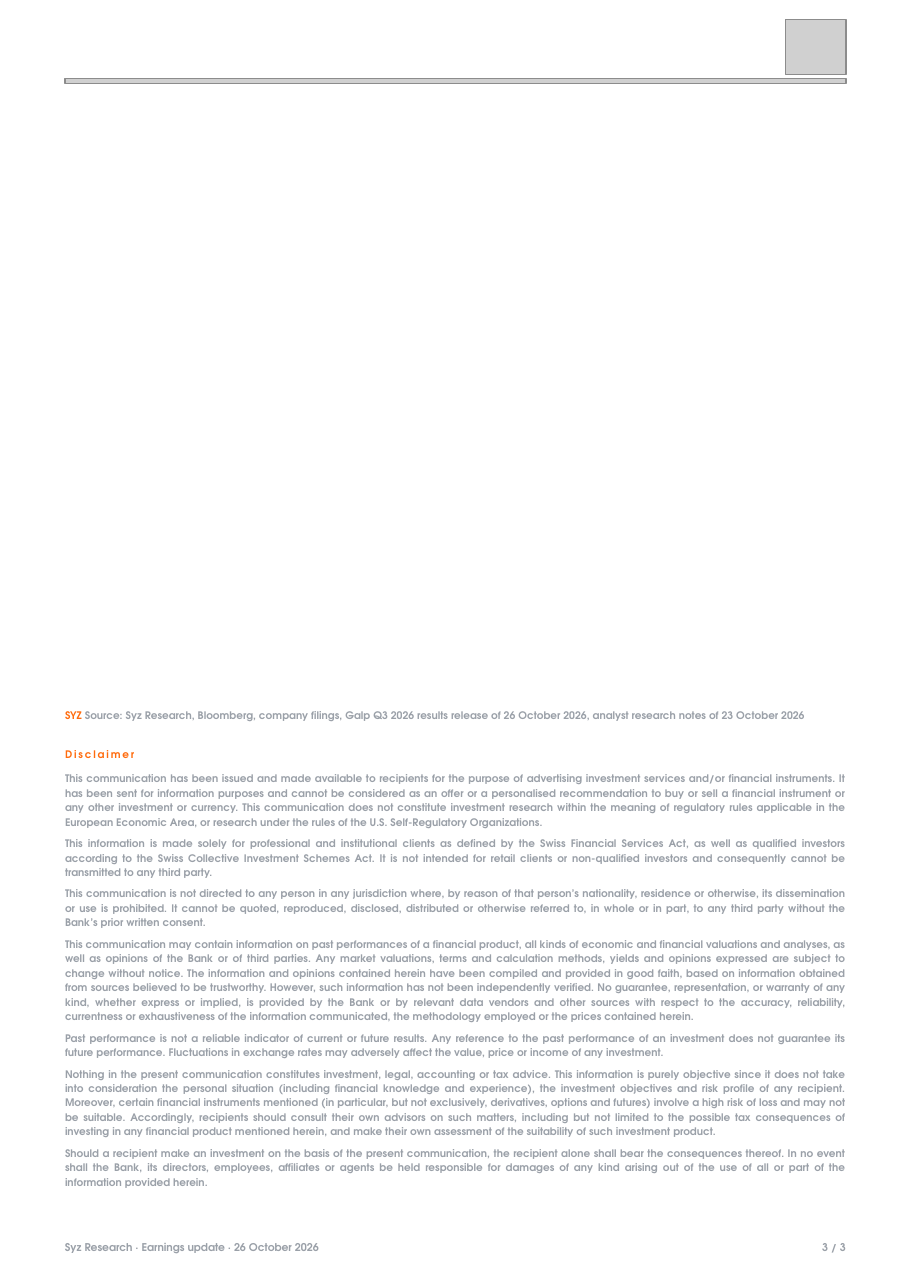
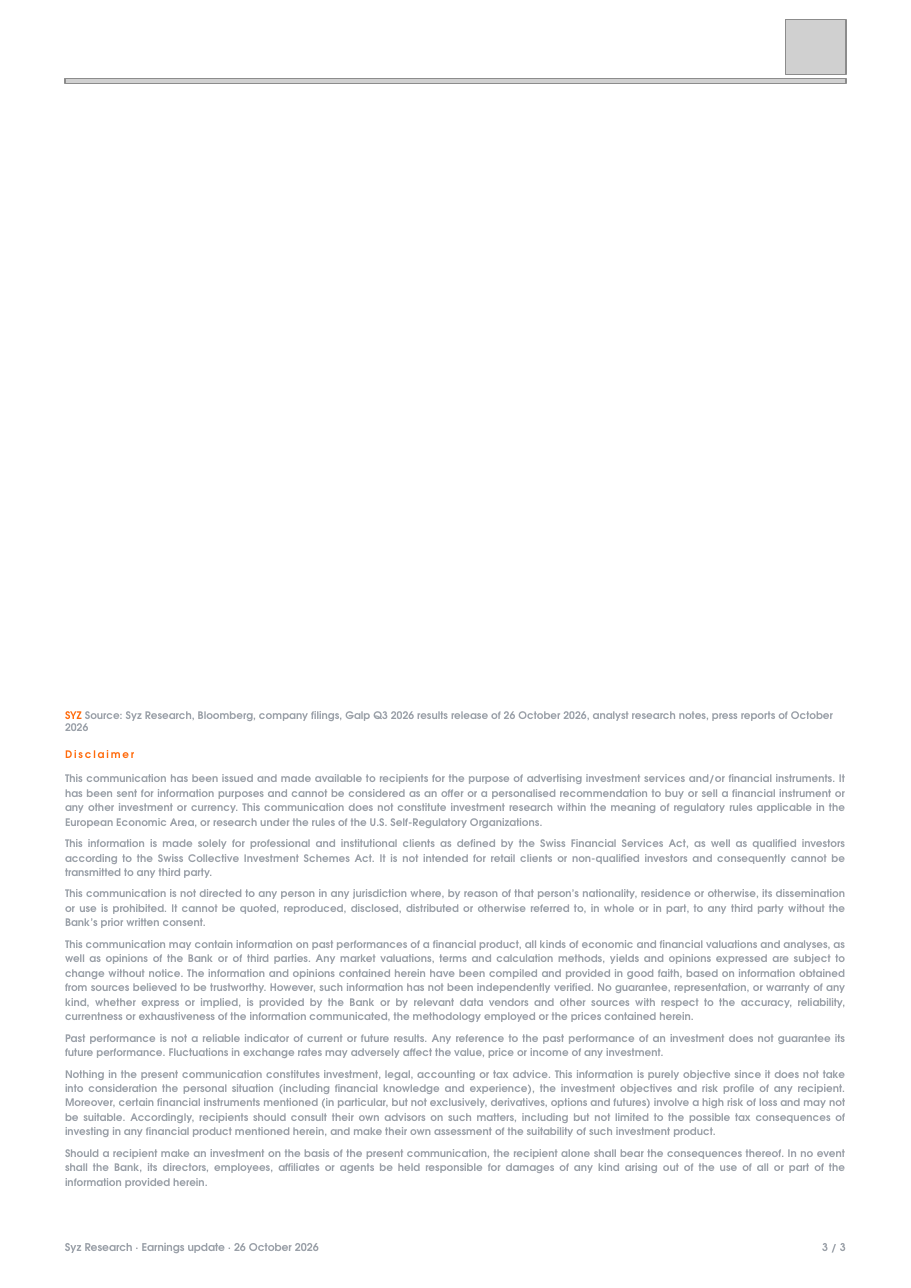
Before and after one commit to jb-db05/syz-earnings, a slide deck: slide 3 of outputs/GALP_Q3_2026/Earnings_Update_GALP_Q32026.pptx. Drawn at 911x1288 pixels with LibreOffice and Linux fonts; fonts in the diff are those of the drawing; grey boxes stand for pictures. Boxes give left, top, right and bottom in pixels: in the first picture for what was removed or moved away, otherwise in the second. Text is boxed around its words. In the diff, an @@ line names an element or a change of style, - is before the commit and + after.

```diff
--- a/outputs/GALP_Q3_2026/Earnings_Update_GALP_Q32026.pptx
+++ b/outputs/GALP_Q3_2026/Earnings_Update_GALP_Q32026.pptx
@@ text at <box>65,711,833,731</box>: text changed @@
-SYZ Source: Syz Research, Bloomberg, company filings, Galp Q3 2026 results release of 26 October 2026, analyst research notes of 23 October 2026
+SYZ Source: Syz Research, Bloomberg, company filings, Galp Q3 2026 results release of 26 October 2026, analyst research notes, press reports of October 2026
```
Also in this commit, not shown: 2 other slides changed, 6 other files.
